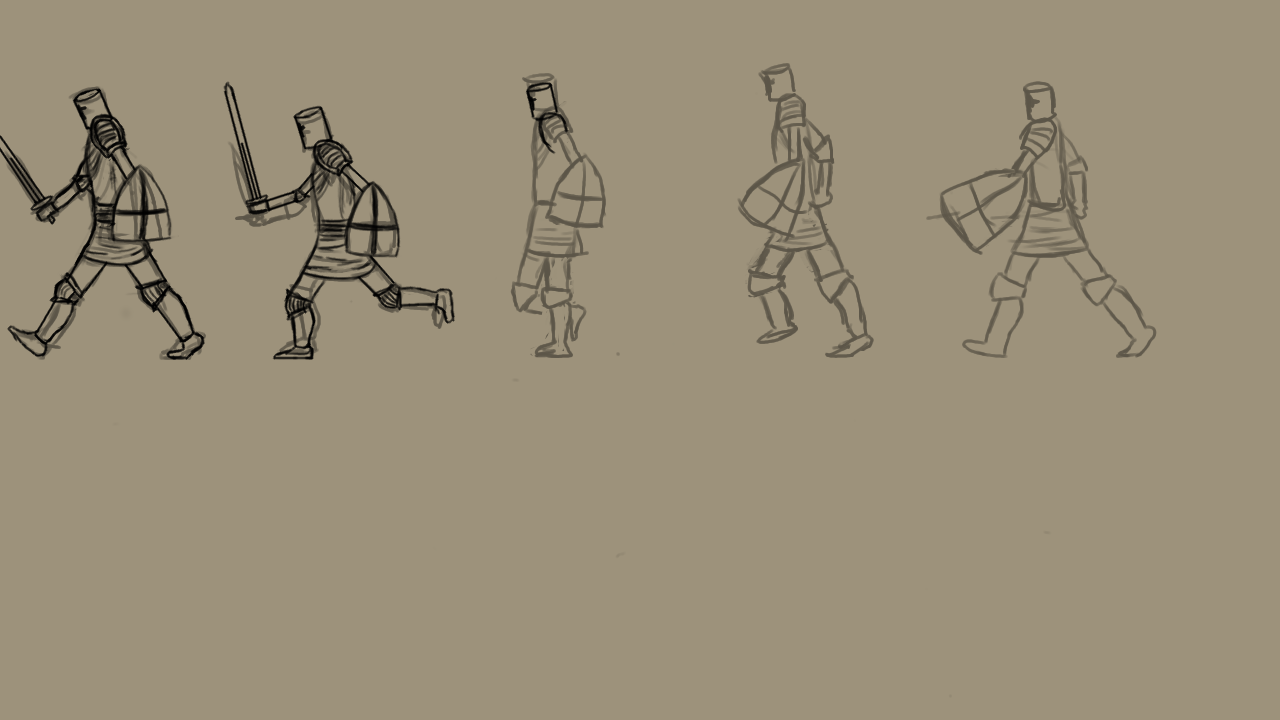
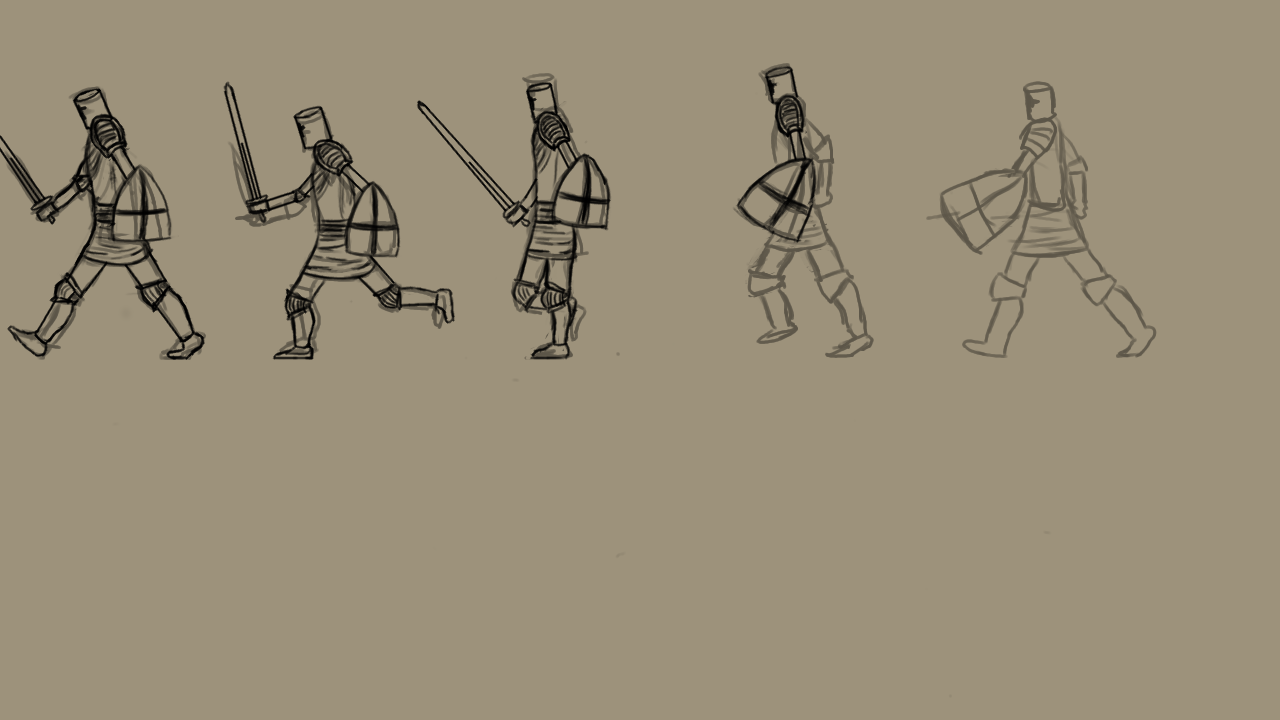
Layered file, before and after one edit (1280 x 720). Changes by layer:
painted on "Layer #6" over left=258, top=65, right=820, bottom=360
